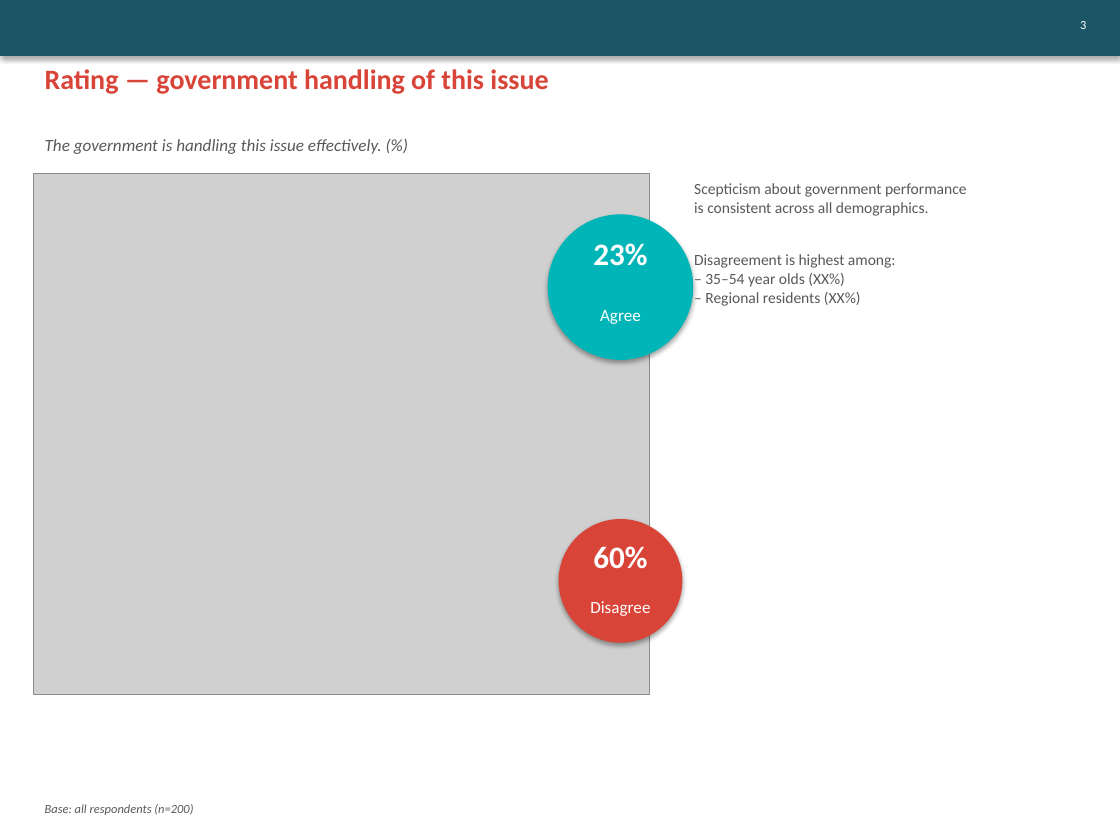
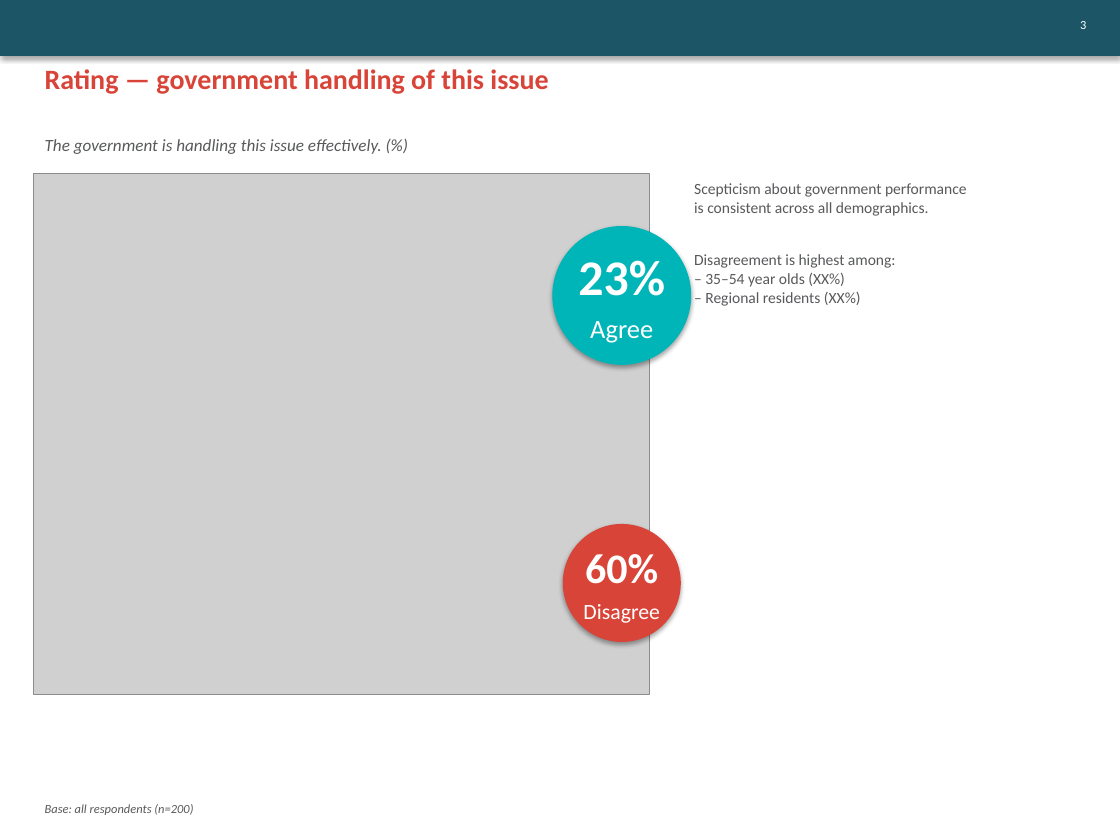
Before and after one commit to ThomasB4242/Test-1, a slide deck: slide 5 of sample_data/output.pptx. Drawn at 1120x840 pixels with LibreOffice and Linux fonts; fonts in the diff are those of the drawing; grey boxes stand for pictures. Boxes give left, top, right and bottom in pixels: in the first picture for what was removed or moved away, otherwise in the second. Text is boxed around its words. In the diff, an @@ line names an element or a change of style, - is before the commit and + after.

```diff
--- a/sample_data/output.pptx
+++ b/sample_data/output.pptx
@@ ellipse: place and size @@
-ellipse at bbox=[548, 214, 693, 360]
+ellipse at bbox=[552, 226, 691, 365]
@@ text "23%": place and size @@
-text "23%" at bbox=[593, 243, 647, 266]
+text "23%" at bbox=[578, 260, 665, 296]
@@ text "23%" at bbox=[578, 260, 665, 296]: size 20 to 32 pt @@
@@ text "Agree": place and size @@
-text "Agree" at bbox=[600, 310, 641, 324]
+text "Agree" at bbox=[590, 321, 653, 343]
@@ text "Agree" at bbox=[590, 321, 653, 343]: size 11 to 17 pt @@
@@ text "60%" at bbox=[585, 554, 658, 584]: size 20 to 27 pt @@
@@ ellipse: place and size @@
-ellipse at bbox=[559, 519, 682, 642]
+ellipse at bbox=[562, 524, 680, 642]
@@ text "Disagree" at bbox=[583, 604, 660, 623]: size 11 to 14 pt @@
```
Also in this commit, not shown: 2 other slides changed, 7 other files.
